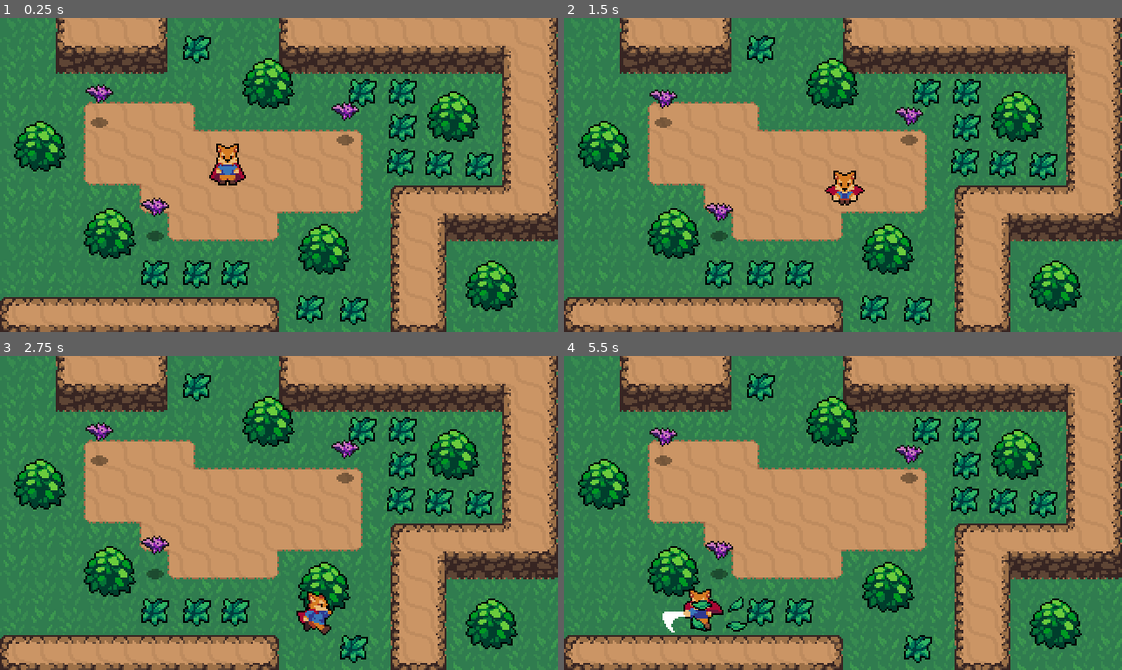
Above: before the commit, frames 1-4 (two rows, left to right).
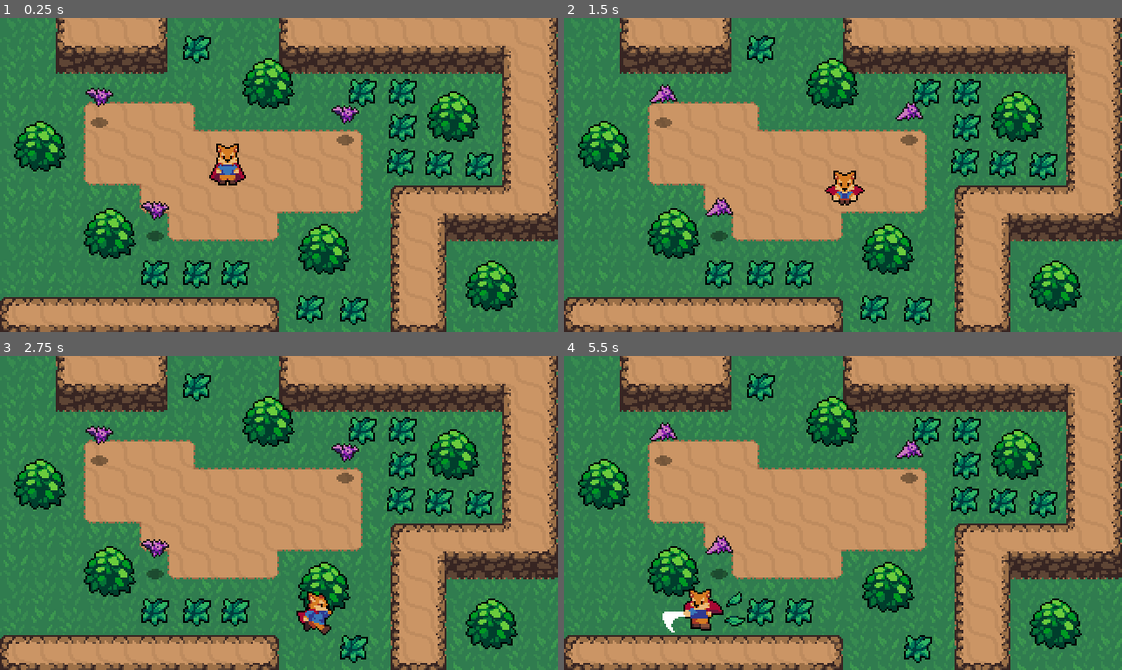
Above: after the commit, the same moments.

Repository: JayMil/godot-ActionRPG
Game: Godot game, scene res://World.tscn
Same seed, same stepped clock (60 frames per second), same inputs: the game is played once before the commit and once after it.
Inputs:
- Up to frame 1 (0.25 s): no input
- Up to frame 2 (1.5 s): hold Right (ui_right) 0.53-1.28 s; tap Space (attack) at 0.6 s; hold Down (ui_down) from 1.28 s (still down); tap K (roll) at 1.35 s
- Up to frame 3 (2.75 s): release Down (ui_down) at 2.03 s; hold Right (ui_right) from 2.03 s (still down); tap Space (attack) at 2.1 s
- Up to frame 4 (5.5 s): release Right (ui_right) at 2.78 s; hold Up (ui_up) 2.78-3.53 s; tap K (roll) at 2.85, 4.35 s; hold Left (ui_left) 3.53-5.03 s; tap Space (attack) at 3.6, 5.1 s; hold Down (ui_down) from 5.03 s (still down)

The runs differ from the first frame. In frame 1, 0.5% of the frame differs, in the area x 15-65%, y 21-65%; in frame 2, 0.6%; in frame 3, 0.5%; in frame 4, 1.1%, in the area x 15-65%, y 21-88%.

Commit message:
Add enemy death effect

Diff:
--- /dev/null
+++ b/Effects/Effect.gd
@@ -0,0 +1,10 @@
+extends AnimatedSprite
+
+
+func _ready():
+	connect("animation_finished", self, "_on_animation_finished")
+	play("Animate")
+
+
+func _on_animation_finished():
+	queue_free()
--- /dev/null
+++ b/Effects/EnemyDeathEffect.tscn
@@ -0,0 +1,58 @@
+[gd_scene load_steps=14 format=2]
+
+[ext_resource path="res://Effects/EnemyDeathEffect.png" type="Texture" id=1]
+[ext_resource path="res://Effects/Effect.gd" type="Script" id=2]
+
+[sub_resource type="AtlasTexture" id=1]
+atlas = ExtResource( 1 )
+region = Rect2( 0, 0, 32, 32 )
+
+[sub_resource type="AtlasTexture" id=2]
+atlas = ExtResource( 1 )
+region = Rect2( 32, 0, 32, 32 )
+
+[sub_resource type="AtlasTexture" id=3]
+atlas = ExtResource( 1 )
+region = Rect2( 64, 0, 32, 32 )
+
+[sub_resource type="AtlasTexture" id=4]
+atlas = ExtResource( 1 )
+region = Rect2( 96, 0, 32, 32 )
+
+[sub_resource type="AtlasTexture" id=5]
+atlas = ExtResource( 1 )
+region = Rect2( 128, 0, 32, 32 )
+
+[sub_resource type="AtlasTexture" id=6]
+atlas = ExtResource( 1 )
+region = Rect2( 160, 0, 32, 32 )
+
+[sub_resource type="AtlasTexture" id=7]
+atlas = ExtResource( 1 )
+region = Rect2( 192, 0, 32, 32 )
+
+[sub_resource type="AtlasTexture" id=8]
+atlas = ExtResource( 1 )
+region = Rect2( 224, 0, 32, 32 )
+
+[sub_resource type="AtlasTexture" id=9]
+atlas = ExtResource( 1 )
+region = Rect2( 256, 0, 32, 32 )
+
+[sub_resource type="AtlasTexture" id=10]
+atlas = ExtResource( 1 )
+region = Rect2( 288, 0, 32, 32 )
+
+[sub_resource type="SpriteFrames" id=11]
+animations = [ {
+"frames": [ SubResource( 1 ), SubResource( 2 ), SubResource( 3 ), SubResource( 4 ), SubResource( 5 ), SubResource( 6 ), SubResource( 7 ), SubResource( 8 ), SubResource( 9 ), SubResource( 10 ) ],
+"loop": true,
+"name": "Animate",
+"speed": 15.0
+} ]
+
+[node name="EnemyDeathEffect" type="AnimatedSprite"]
+frames = SubResource( 11 )
+animation = "Animate"
+offset = Vector2( 0, -8 )
+script = ExtResource( 2 )
--- a/Effects/GrassEffect.gd
+++ /dev/null
@@ -1,10 +0,0 @@
-extends Node2D
-
-onready var animatedSprite = $AnimatedSprite
-
-func _ready():
-	animatedSprite.play("Animate")
-
-
-func _on_AnimatedSprite_animation_finished():
-	queue_free()
--- a/Effects/GrassEffect.tscn
+++ b/Effects/GrassEffect.tscn
@@ -1,6 +1,6 @@
 [gd_scene load_steps=9 format=2]
 
-[ext_resource path="res://Effects/GrassEffect.gd" type="Script" id=1]
+[ext_resource path="res://Effects/Effect.gd" type="Script" id=1]
 [ext_resource path="res://Effects/GrassEffect.png" type="Texture" id=2]
 
 [sub_resource type="AtlasTexture" id=1]
@@ -26,18 +26,15 @@
 [sub_resource type="SpriteFrames" id=6]
 animations = [ {
 "frames": [ SubResource( 1 ), SubResource( 2 ), SubResource( 3 ), SubResource( 4 ), SubResource( 5 ) ],
-"loop": false,
+"loop": true,
 "name": "Animate",
 "speed": 15.0
 } ]
 
-[node name="GrassEffect" type="Node2D"]
-script = ExtResource( 1 )
-
-[node name="AnimatedSprite" type="AnimatedSprite" parent="."]
+[node name="GrassEffect" type="AnimatedSprite"]
 frames = SubResource( 6 )
 animation = "Animate"
-frame = 1
 centered = false
 offset = Vector2( -8, -8 )
-[connection signal="animation_finished" from="AnimatedSprite" to="." method="_on_AnimatedSprite_animation_finished"]
+script = ExtResource( 1 )
+[connection signal="animation_finished" from="." to="." method="_on_GrassEffect_animation_finished"]
--- a/Enemies/Bat.gd
+++ b/Enemies/Bat.gd
@@ -1,4 +1,6 @@
 extends KinematicBody2D
+
+const EnemyDeathEffect = preload("res://Effects/EnemyDeathEffect.tscn")
 
 var knockback = Vector2.ZERO
 
@@ -17,3 +19,9 @@
 
 func _on_Stats_death():
 	queue_free()
+	create_enemy_death_effect()
+
+func create_enemy_death_effect():
+	var enemyDeathEffect = EnemyDeathEffect.instance()
+	get_parent().add_child(enemyDeathEffect)
+	enemyDeathEffect.global_position = global_position
--- a/Enemies/Bat.tscn
+++ b/Enemies/Bat.tscn
@@ -48,6 +48,7 @@
 [node name="AnimatedBatSprite" type="AnimatedSprite" parent="."]
 frames = SubResource( 6 )
 animation = "Fly"
+frame = 1
 playing = true
 offset = Vector2( 0, -12 )
 
--- a/Player/Player.tscn
+++ b/Player/Player.tscn
@@ -648,10 +648,10 @@
 tree_root = SubResource( 20 )
 anim_player = NodePath("../AnimationPlayer")
 parameters/playback = SubResource( 21 )
-parameters/Attack/blend_position = Vector2( -0.461409, 0.0617977 )
-parameters/Idle/blend_position = Vector2( -0.00167787, 0.420225 )
-parameters/Roll/blend_position = Vector2( 0.0436242, -0.426405 )
-parameters/Run/blend_position = Vector2( -0.572148, 0.181481 )
+parameters/Attack/blend_position = Vector2( 0, 1 )
+parameters/Idle/blend_position = Vector2( 0, 1 )
+parameters/Roll/blend_position = Vector2( 0, 1 )
+parameters/Run/blend_position = Vector2( 0, 1 )
 
 [node name="HitboxPivot" type="Position2D" parent="."]
 position = Vector2( 0, -4 )
@@ -661,7 +661,6 @@
 position = Vector2( 15, 0 )
 collision_mask = 8
 script = ExtResource( 4 )
-damage = 2
 
 [node name="CollisionShape2D" parent="HitboxPivot/SwordHitbox" index="0"]
 shape = SubResource( 35 )
--- a/World/Grass.gd
+++ b/World/Grass.gd
@@ -1,15 +1,11 @@
 extends Node2D
 
+const GrassEffect = preload("res://Effects/GrassEffect.tscn")
 
 func create_grass_effect():
-	var GrassEffect = load("res://Effects/GrassEffect.tscn")
 	var grassEffect = GrassEffect.instance()
-
-	var world = get_tree().current_scene
-	world.add_child(grassEffect)
+	get_parent().add_child(grassEffect)
 	grassEffect.global_position = global_position
-
-	queue_free()
 
 
 func _on_Hurtbox_area_entered(area):
